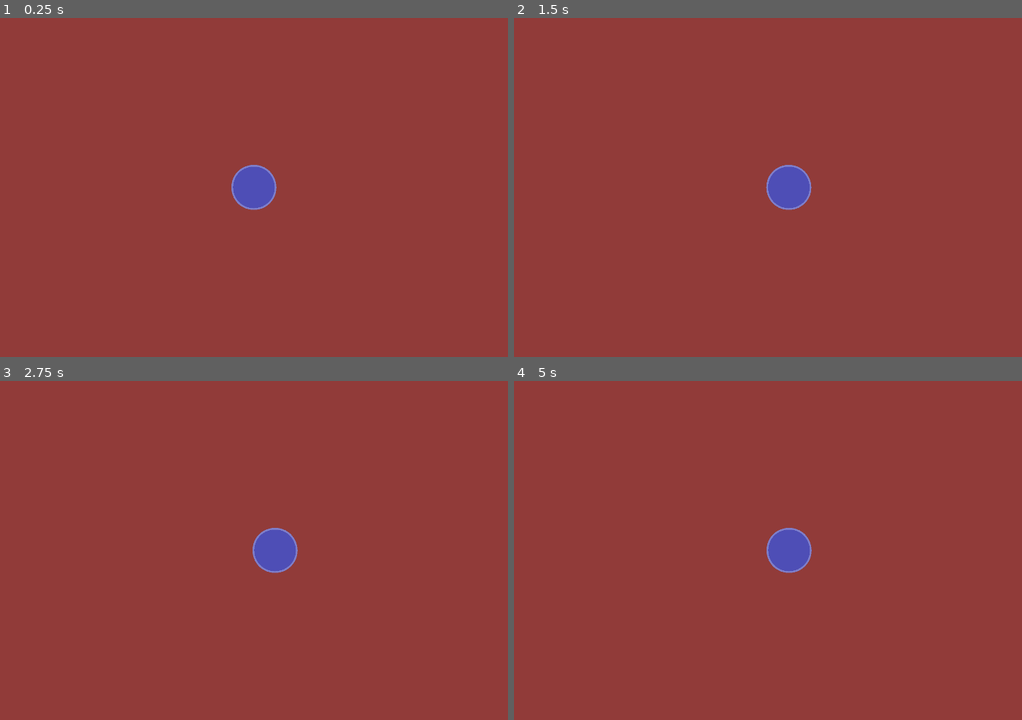
Above: before the commit, frames 1-4 (two rows, left to right).
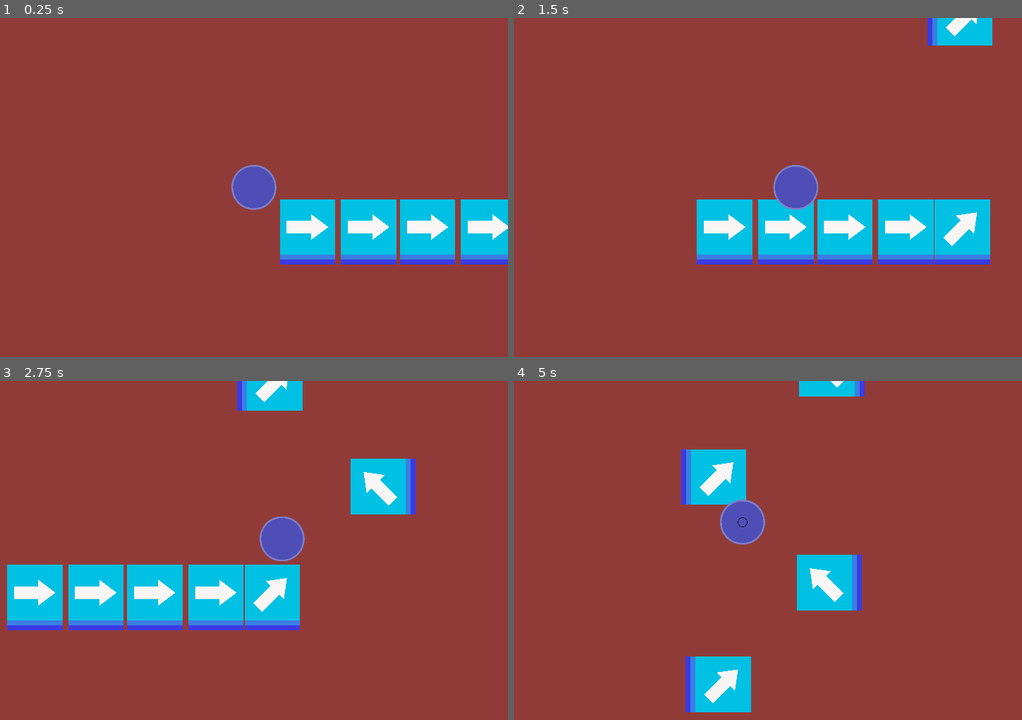
Above: after the commit, the same moments.

Repository: Timpan42/Italy-apl-game
Game: Godot game, scene res://Levels/Level2.tscn
The game is run twice, just before and just after one commit, with the same random seed, the same clock (stepped at 60 frames per second) and the same inputs. This scene is started directly instead of the project's main scene. Sound files missing from this copy of the repository are replaced by a short silence.
Inputs:
- Up to frame 1 (0.25 s): no input
- Up to frame 2 (1.5 s): tap Enter at 0.5 s; hold D (right_input) 0.53-1.28 s; tap Space (angled_input) at 0.6, 1.35 s; hold Down (down_input) from 1.28 s (still down)
- Up to frame 3 (2.75 s): release Down (down_input) at 2.03 s; hold D (right_input) from 2.03 s (still down); tap Space (angled_input) at 2.1 s
- Up to frame 4 (5 s): release D (right_input) at 2.78 s; hold Up (up_input) 2.78-3.53 s; tap Space (angled_input) at 2.85, 3.6, 4.35 s; hold A (left_input) from 3.53 s (still down)

The runs differ from the first frame. In frame 1, 8.0% of the frame differs, in the area x 55-100%, y 53-73%; in frame 2, 12%; in frame 3, 14%, in the area x 1-82%, y 0-74%; in frame 4, 8.6%.

Commit message:
fixed input bug, level 2 done 40 music notes

Diff:
--- a/Levels/Level2.tscn
+++ b/Levels/Level2.tscn
@@ -1,10 +1,15 @@
-[gd_scene load_steps=7 format=3 uid="uid://dpt8cb2vrjmxl"]
+[gd_scene load_steps=12 format=3 uid="uid://dpt8cb2vrjmxl"]
 
 [ext_resource type="Script" path="res://Scripts/Systems/Game.gd" id="1_tx6bg"]
 [ext_resource type="PackedScene" uid="uid://dyarcbl7bqjqr" path="res://Prefabs/Systems/Audio-Sync-Player.tscn" id="2_bbavg"]
 [ext_resource type="AudioStream" uid="uid://bvghxihe4ry8i" path="res://Assets/Music/2019-01-22_-_Ready_to_Fight_-_David_Fesliyan.mp3" id="3_tle50"]
 [ext_resource type="PackedScene" uid="uid://0m8xfby846rt" path="res://Prefabs/Systems/Block-Timing.tscn" id="4_e7114"]
+[ext_resource type="PackedScene" uid="uid://e6oixedv2d0i" path="res://Prefabs/Platforms/Arrow-Platform-Right.tscn" id="5_5vdmh"]
 [ext_resource type="PackedScene" uid="uid://drfmlmppfhnvv" path="res://Prefabs/player/Player.tscn" id="5_g0syc"]
+[ext_resource type="PackedScene" uid="uid://c70rjciw8jpmp" path="res://Prefabs/Platforms/Arrow-Platform-Right-Up.tscn" id="6_cjj5o"]
+[ext_resource type="PackedScene" uid="uid://cva6uqqgs07qj" path="res://Prefabs/Platforms/Arrow-Platform-Left-Up.tscn" id="7_fc0y0"]
+[ext_resource type="PackedScene" uid="uid://cqp4i00n2gjgi" path="res://Prefabs/Platforms/Arrow-Platform-Left.tscn" id="8_phslp"]
+[ext_resource type="PackedScene" uid="uid://cvht4mdxk1qof" path="res://Prefabs/Platforms/Arrow-Platform-Up.tscn" id="9_sretr"]
 
 [sub_resource type="QuadMesh" id="QuadMesh_qb3tp"]
 
@@ -12,7 +17,7 @@
 
 [node name="Background" type="MeshInstance2D" parent="."]
 modulate = Color(1, 0.12549, 0.101961, 0.384314)
-scale = Vector2(11895, 6790)
+scale = Vector2(23897, 13641.1)
 mesh = SubResource("QuadMesh_qb3tp")
 metadata/_edit_lock_ = true
 
@@ -23,15 +28,193 @@
 stream = ExtResource("3_tle50")
 
 [node name="BlockTiming" parent="AudioSyncPlayer" instance=ExtResource("4_e7114")]
-fileName = "res://LevelInfo/Level1.json"
-
-[node name="Section 1" type="Node2D" parent="."]
+fileName = "res://LevelInfo/Level2.json"
+
+[node name="SectionHolder" type="Node2D" parent="."]
+
+[node name="Section 1" type="Node2D" parent="SectionHolder"]
+
+[node name="Right1" parent="SectionHolder/Section 1" instance=ExtResource("5_5vdmh")]
+position = Vector2(75.914, 56)
+
+[node name="Right2" parent="SectionHolder/Section 1" instance=ExtResource("5_5vdmh")]
+position = Vector2(162.588, 56)
+
+[node name="Right3" parent="SectionHolder/Section 1" instance=ExtResource("5_5vdmh")]
+position = Vector2(246.007, 56)
+
+[node name="Right4" parent="SectionHolder/Section 1" instance=ExtResource("5_5vdmh")]
+position = Vector2(332.648, 56)
+
+[node name="RightUp5" parent="SectionHolder/Section 1" instance=ExtResource("6_cjj5o")]
+position = Vector2(412.619, 56)
+
+[node name="RightUp6" parent="SectionHolder/Section 1" instance=ExtResource("6_cjj5o")]
+position = Vector2(562.734, -94.115)
+rotation = 4.71239
+secondPlayerDirection = "left"
+
+[node name="LeftUp7" parent="SectionHolder/Section 1" instance=ExtResource("7_fc0y0")]
+position = Vector2(416.029, -240.82)
+rotation = 1.5708
+secondPlayerDirection = "right"
+
+[node name="RightUp8" parent="SectionHolder/Section 1" instance=ExtResource("6_cjj5o")]
+position = Vector2(559.342, -384.133)
+rotation = 4.71239
+secondPlayerDirection = "left"
+
+[node name="LeftUp9" parent="SectionHolder/Section 1" instance=ExtResource("7_fc0y0")]
+position = Vector2(409.374, -534.101)
+rotation = 1.5708
+secondPlayerDirection = "right"
+
+[node name="RightUp10" parent="SectionHolder/Section 1" instance=ExtResource("6_cjj5o")]
+position = Vector2(562.755, -687.482)
+rotation = 4.71239
+secondPlayerDirection = "left"
+
+[node name="Section 2" type="Node2D" parent="SectionHolder"]
+
+[node name="Left11" parent="SectionHolder/Section 2" instance=ExtResource("8_phslp")]
+position = Vector2(342.799, -887.438)
+rotation = 1.5708
+sendingPlayerDirection = "up"
+
+[node name="Right12" parent="SectionHolder/Section 2" instance=ExtResource("5_5vdmh")]
+position = Vector2(362.799, -1158.84)
+rotation = 3.14159
+sendingPlayerDirection = "left"
+
+[node name="Right13" parent="SectionHolder/Section 2" instance=ExtResource("5_5vdmh")]
+position = Vector2(92.843, -1158.84)
+rotation = 3.14159
+sendingPlayerDirection = "left"
+
+[node name="Right14" parent="SectionHolder/Section 2" instance=ExtResource("5_5vdmh")]
+position = Vector2(-227.22, -1158.84)
+rotation = 3.14159
+sendingPlayerDirection = "left"
+
+[node name="Up15" parent="SectionHolder/Section 2" instance=ExtResource("9_sretr")]
+position = Vector2(-453.827, -1158.84)
+rotation = 3.14159
+sendingPlayerDirection = "down"
+
+[node name="Left16" parent="SectionHolder/Section 2" instance=ExtResource("8_phslp")]
+position = Vector2(-453.827, -852.136)
+
+[node name="Left17" parent="SectionHolder/Section 2" instance=ExtResource("8_phslp")]
+position = Vector2(-670.436, -912.136)
+rotation = 1.5708
+sendingPlayerDirection = "up"
+
+[node name="Up18" parent="SectionHolder/Section 2" instance=ExtResource("9_sretr")]
+position = Vector2(-580.436, -1205.47)
+rotation = 4.71239
+sendingPlayerDirection = "left"
+
+[node name="LeftUp19" parent="SectionHolder/Section 2" instance=ExtResource("7_fc0y0")]
+position = Vector2(-800.353, -1205.47)
+rotation = 1.5708
+secondPlayerDirection = "right"
+
+[node name="Left20" parent="SectionHolder/Section 2" instance=ExtResource("8_phslp")]
+position = Vector2(-493.62, -1512.2)
+rotation = 3.14159
+sendingPlayerDirection = "right"
+
+[node name="Left21" parent="SectionHolder/Section 2" instance=ExtResource("8_phslp")]
+position = Vector2(-106.887, -1512.2)
+rotation = 3.14159
+input_pickable = false
+sendingPlayerDirection = "right"
+
+[node name="Left22" parent="SectionHolder/Section 2" instance=ExtResource("8_phslp")]
+position = Vector2(99.774, -1512.2)
+rotation = 3.14159
+input_pickable = false
+sendingPlayerDirection = "right"
+
+[node name="Section 3" type="Node2D" parent="SectionHolder"]
+
+[node name="RightUp23" parent="SectionHolder/Section 3" instance=ExtResource("6_cjj5o")]
+position = Vector2(483.098, -1452.2)
+rotation = 4.71239
+secondPlayerDirection = "left"
+
+[node name="LeftUp24" parent="SectionHolder/Section 3" instance=ExtResource("7_fc0y0")]
+position = Vector2(223.093, -1682.21)
+rotation = 1.5708
+secondPlayerDirection = "right"
+
+[node name="RightUp25" parent="SectionHolder/Section 3" instance=ExtResource("6_cjj5o")]
+position = Vector2(622.972, -2052.09)
+rotation = -1.5708
+secondPlayerDirection = "left"
+
+[node name="LeftUp26" parent="SectionHolder/Section 3" instance=ExtResource("7_fc0y0")]
+position = Vector2(369.514, -2275.54)
+rotation = 1.5708
+secondPlayerDirection = "right"
+
+[node name="Left27" parent="SectionHolder/Section 3" instance=ExtResource("8_phslp")]
+position = Vector2(769.514, -2735.54)
+rotation = 2.35619
+sendingPlayerDirection = "up"
+secondPlayerDirection = "right"
+
+[node name="Left28" parent="SectionHolder/Section 3" instance=ExtResource("8_phslp")]
+position = Vector2(1969.51, -3885.54)
+rotation = 3.14159
+sendingPlayerDirection = "right"
+
+[node name="Left29" parent="SectionHolder/Section 3" instance=ExtResource("8_phslp")]
+position = Vector2(2199.44, -3825.54)
+rotation = 4.71239
+sendingPlayerDirection = "down"
+
+[node name="Left30" parent="SectionHolder/Section 3" instance=ExtResource("8_phslp")]
+position = Vector2(2199.44, -3458.93)
+rotation = 4.71239
+sendingPlayerDirection = "down"
+
+[node name="Left31" parent="SectionHolder/Section 3" instance=ExtResource("8_phslp")]
+position = Vector2(2199.44, -3229)
+rotation = 4.71239
+sendingPlayerDirection = "down"
+
+[node name="Up32" parent="SectionHolder/Section 3" instance=ExtResource("9_sretr")]
+position = Vector2(2117.44, -2835.57)
+rotation = 1.5708
+sendingPlayerDirection = "right"
+
+[node name="LeftUp33" parent="SectionHolder/Section 3" instance=ExtResource("7_fc0y0")]
+position = Vector2(2374.09, -2835.57)
+rotation = 4.71239
+sendingPlayerDirection = "down"
+
+[node name="Up34" parent="SectionHolder/Section 3" instance=ExtResource("9_sretr")]
+position = Vector2(1957.37, -2458.85)
+rotation = 1.5708
+sendingPlayerDirection = "right"
+
+[node name="LeftUp35" parent="SectionHolder/Section 3" instance=ExtResource("7_fc0y0")]
+position = Vector2(2217.35, -2458.85)
+rotation = -1.5708
+sendingPlayerDirection = "down"
+
+[node name="Right36" parent="SectionHolder/Section 3" instance=ExtResource("5_5vdmh")]
+position = Vector2(1767.3, -2078.8)
+rotation = 1.5708
+sendingPlayerDirection = "down"
 
 [node name="Player" parent="." instance=ExtResource("5_g0syc")]
 gravity = 980
-movementSpeed = 150.0
-cirecleIncloseTimer = 0.31
+movementSpeed = 200.0
+cirecleIncloseTimer = 0.235
 
 [connection signal="changePlayerStartPosition" from="GameManager" to="Player" method="_on_game_manager_change_player_start_position"]
 [connection signal="startGame" from="GameManager" to="AudioSyncPlayer" method="_on_game_manager_start_game"]
 [connection signal="playerCollide" from="AudioSyncPlayer" to="Player" method="_on_audio_sync_player_player_collide"]
+[connection signal="startGame" from="Player" to="GameManager" method="_on_player_start_game"]
--- /dev/null
+++ b/Prefabs/Platforms/Arrow-Platform-Left-Up.tscn
@@ -0,0 +1,85 @@
+[gd_scene load_steps=9 format=3 uid="uid://cva6uqqgs07qj"]
+
+[ext_resource type="Script" path="res://Scripts/Platform/Arrow-Platform.gd" id="1_vo2lk"]
+[ext_resource type="Texture2D" uid="uid://ctsfsh3kwneuw" path="res://Assets/images.png" id="2_v21dn"]
+[ext_resource type="Texture2D" uid="uid://c8l31vyb0vsxc" path="res://Assets/white arrow.png" id="3_x7tpo"]
+
+[sub_resource type="RectangleShape2D" id="RectangleShape2D_axkr6"]
+size = Vector2(150, 135)
+
+[sub_resource type="RectangleShape2D" id="RectangleShape2D_glbvg"]
+size = Vector2(112, 126)
+
+[sub_resource type="RectangleShape2D" id="RectangleShape2D_lrk65"]
+size = Vector2(80, 121)
+
+[sub_resource type="RectangleShape2D" id="RectangleShape2D_tm2ap"]
+size = Vector2(26, 117)
+
+[sub_resource type="RectangleShape2D" id="RectangleShape2D_pv33e"]
+size = Vector2(14, 115)
+
+[node name="ArrowPlatformLeftUp" type="Area2D"]
+scale = Vector2(0.7, 0.7)
+script = ExtResource("1_vo2lk")
+sendingPlayerDirection = "up"
+secondPlayerDirection = "left"
+turnOfGravity = true
+
+[node name="Bot" type="Sprite2D" parent="."]
+modulate = Color(0.533333, 0.301961, 1, 1)
+position = Vector2(0, 20)
+scale = Vector2(0.5, 0.5)
+texture = ExtResource("2_v21dn")
+
+[node name="Mid" type="Sprite2D" parent="."]
+modulate = Color(0.533333, 0.654902, 1, 1)
+position = Vector2(0, 10)
+scale = Vector2(0.5, 0.5)
+texture = ExtResource("2_v21dn")
+
+[node name="Top" type="Sprite2D" parent="."]
+modulate = Color(0, 1, 1, 1)
+scale = Vector2(0.5, 0.5)
+texture = ExtResource("2_v21dn")
+
+[node name="Arrow" type="Sprite2D" parent="."]
+position = Vector2(0, 9.53674e-07)
+rotation = -2.35619
+scale = Vector2(0.119075, 0.119075)
+texture = ExtResource("3_x7tpo")
+
+[node name="CollisionShape2D" type="CollisionShape2D" parent="."]
+position = Vector2(0, -40)
+shape = SubResource("RectangleShape2D_axkr6")
+
+[node name="OkCollision" type="Area2D" parent="."]
+
+[node name="CollisionShape2D" type="CollisionShape2D" parent="OkCollision"]
+position = Vector2(0, -26)
+shape = SubResource("RectangleShape2D_glbvg")
+
+[node name="GreatCollision" type="Area2D" parent="."]
+
+[node name="CollisionShape2D" type="CollisionShape2D" parent="GreatCollision"]
+position = Vector2(0, -16.5)
+shape = SubResource("RectangleShape2D_lrk65")
+
+[node name="PerfectCollision" type="Area2D" parent="."]
+
+[node name="CollisionShape2D" type="CollisionShape2D" parent="PerfectCollision"]
+position = Vector2(0, -7.5)
+shape = SubResource("RectangleShape2D_tm2ap")
+
+[node name="SendPlayer" type="Area2D" parent="."]
+
+[node name="CollisionShape2D" type="CollisionShape2D" parent="SendPlayer"]
+position = Vector2(0, -2.5)
+shape = SubResource("RectangleShape2D_pv33e")
+
+[connection signal="body_entered" from="." to="." method="_on_body_entered"]
+[connection signal="body_exited" from="." to="." method="_on_body_exited"]
+[connection signal="body_entered" from="OkCollision" to="." method="_on_ok_collision_body_entered"]
+[connection signal="body_entered" from="GreatCollision" to="." method="_on_great_collision_body_entered"]
+[connection signal="body_entered" from="PerfectCollision" to="." method="_on_perfect_collision_body_entered"]
+[connection signal="body_entered" from="SendPlayer" to="." method="_on_send_player_body_entered"]
--- a/Scripts/Player/Player.gd
+++ b/Scripts/Player/Player.gd
@@ -21,9 +21,6 @@
 var onGreat = false
 var onPerfect = false
 
-var moveTimer = 0
-var moveTime = true
-
 signal startGame
 
 func _process(delta):
@@ -37,8 +34,8 @@
 	_player_direction_input()
 
 	if moveSecondDirection != 0:
-		velocity.y = (movementSpeed / 2) * moveDirection
-		velocity.x = (movementSpeed / 2) * moveSecondDirection
+		velocity.y = movementSpeed * moveDirection
+		velocity.x = movementSpeed * moveSecondDirection
 	elif moveHorizontal && moveSecondDirection == 0:
 		velocity.x = movementSpeed * moveDirection
 		velocity.y = 0
@@ -48,12 +45,6 @@
 
 	if !stopGravity:
 		velocity.y = gravity * delta
-
-	if position.x > 720 && moveTime:
-		print(moveTimer)
-		moveTime = false
-	else:
-		moveTimer += delta
 
 	move_and_slide()
 
@@ -108,8 +99,6 @@
 	moveHorizontal = horizontal
 	moveDirection = direction
 	moveSecondDirection = secondDirection
-	print(moveDirection)
-	print(moveSecondDirection)
 
 func _exited_direction_block():
 	onDirectionBlock = false
@@ -119,7 +108,10 @@
 
 
 func _player_direction_input():
-	if onDirectionBlock && playerDidDirectionInput:
+	if onDirectionBlock && playerDidDirectionInput && lastSecondDirection != "non":
+		if Input.is_action_just_pressed("angled_input"):
+			_dose_input_match_direction("double", true)
+	elif onDirectionBlock && playerDidDirectionInput && lastSecondDirection == "non":
 		if Input.is_action_just_pressed("up_input"):
 			_dose_input_match_direction("up", false)
 		elif Input.is_action_just_pressed("down_input"):
@@ -128,9 +120,6 @@
 			_dose_input_match_direction("left", false)
 		elif Input.is_action_just_pressed("right_input"):
 			_dose_input_match_direction("right", false)
-		elif Input.is_action_just_pressed("angled_input"):
-			_dose_input_match_direction("double", true)
-
 
 func _dose_input_match_direction(direction : String, doubleInput : bool):
 	playerDidDirectionInput = false
--- a/Scripts/Systems/In-sync-audio.gd
+++ b/Scripts/Systems/In-sync-audio.gd
@@ -66,3 +66,4 @@
 	else:
 		play()
 	isPlaying.emit()
+	print("Song is playing")
